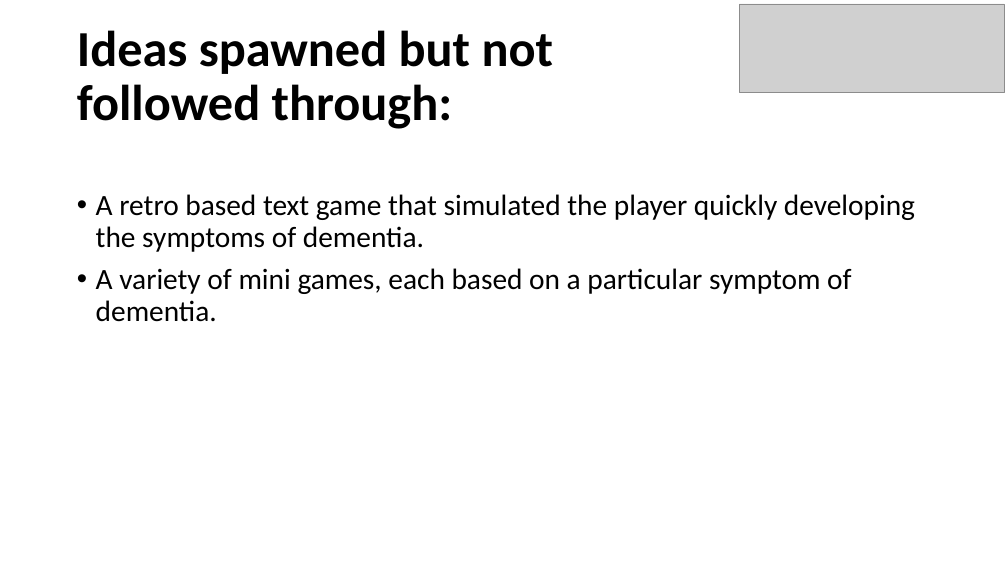
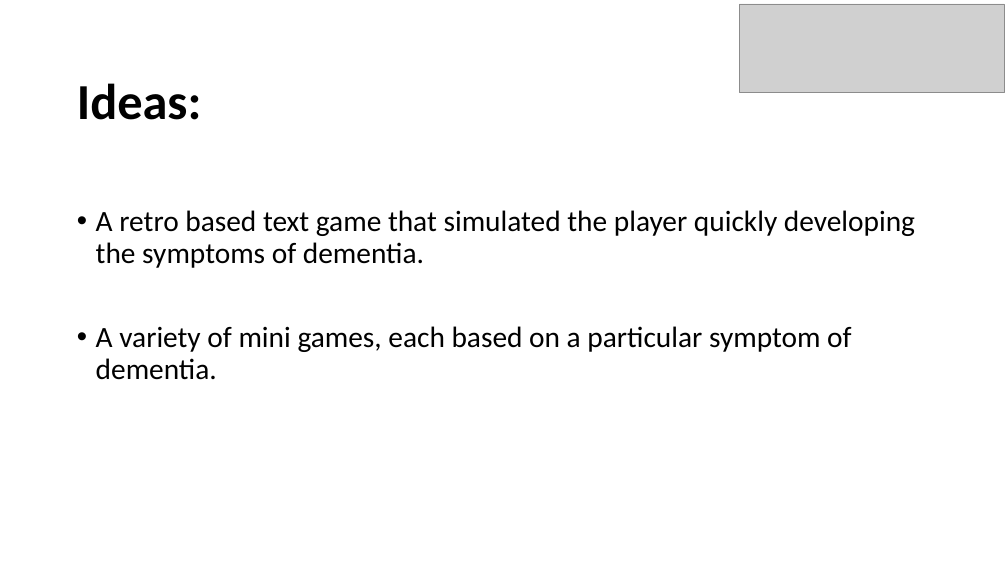
Before and after one commit to Ldn2016/team-11, a slide deck: slide 5 of _presentation/Team 11 Presentation.pptx (slide 4 before the commit). Drawn at 1008x567 pixels with LibreOffice and Linux fonts; fonts in the diff are those of the drawing; grey boxes stand for pictures. Boxes give left, top, right and bottom in pixels: in the first picture for what was removed or moved away, otherwise in the second. Text is boxed around its words. In the diff, an @@ line names an element or a change of style, - is before the commit and + after.

```diff
--- a/_presentation/Team 11 Presentation.pptx
+++ b/_presentation/Team 11 Presentation.pptx
@@ title at (77, 83, 202, 120): text changed @@
-Ideas spawned but not
-followed through:
+Ideas:
@@ text "A retro based text game ..." rewrapped from (96, 194, 915, 322) to (96, 210, 915, 380) @@
```
Also in this commit, not shown: 3 other slides changed, 3 slides added.
